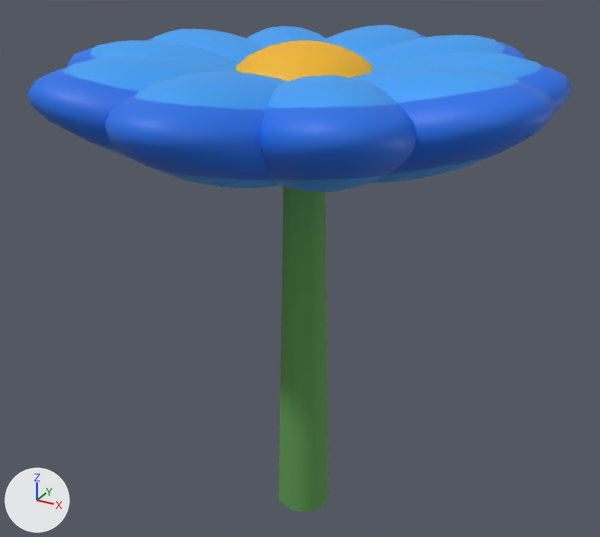
One commit to the glTF model flowers/cosmos-daisy-flower-blue.glb: the scene before it, then after it.
Before and after are seen from a camera (50 mm lens) standing at (0.221, -0.408, 0.374) and looking at (-0.006, 0.005, 0.168). Every picture has the same lights, and +X, +Y and +Z are marked at lower left. The picture after the commit comes second. Where no turn or scale is listed for an object, it has been applied to the vertices.

Objects in the first picture: 'center', 'part_1', 'part_10', 'part_11', 'part_12', 'part_14', 'part_16', 'part_17', 'part_18', 'part_19', 'part_2', 'part_20', 'part_3', 'part_4', 'part_5', 'part_6', 'part_7', 'part_8', 'part_9', 'stem'.
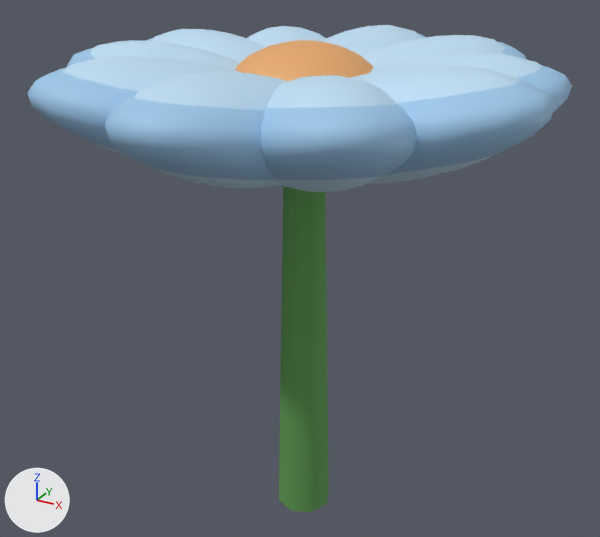
Boxes [x1, y1, x2, y2] around the edits, measured in the pictures (600 x 537 px):
'part_3', recoloured (lighter)
    both: [260, 104, 417, 180]
'part_1', recoloured (lighter)
    both: [105, 96, 276, 181]
'part_5', recoloured (lighter)
    both: [386, 82, 555, 175]
'part_2', recoloured (lighter)
    both: [135, 72, 288, 188]
'part_6', recoloured (lighter)
    both: [351, 65, 521, 183]
'part_19', recoloured (lighter)
    both: [27, 68, 138, 151]
'part_4', recoloured (lighter)
    both: [268, 75, 397, 192]
'center', recoloured
    both: [235, 40, 373, 81]
'part_20', recoloured (lighter)
    both: [62, 56, 241, 157]
'part_10', recoloured (lighter)
    both: [362, 35, 506, 68]
'part_8', recoloured (lighter)
    both: [371, 52, 542, 78]
'part_18', recoloured (lighter)
    both: [90, 40, 240, 70]
'part_16', recoloured (lighter)
    both: [152, 29, 265, 62]
'part_12', recoloured (lighter)
    both: [323, 25, 422, 56]
'part_7', recoloured (lighter)
    both: [516, 66, 572, 113]
'part_14', recoloured (lighter)
    both: [247, 26, 326, 48]
'part_17', recoloured (lighter)
    both: [66, 48, 96, 68]
'part_9', recoloured (lighter)
    both: [499, 42, 527, 60]
'part_11', recoloured
    both: [419, 34, 425, 38]

The change, as a diff of the scene's bpy script:
```diff
--- a/flowers/cosmos-daisy-flower-blue.glb.py
+++ b/flowers/cosmos-daisy-flower-blue.glb.py
@@ mat_mat_1 @@
 mat_mat_1 = principled_material('mat_1')
-mat_mat_1.base_color = (0.0123, 0.159, 0.807)  # blue #1d6fe8
+mat_mat_1.base_color = (0.337, 0.571, 0.823)  # blue #9dc7ea
 mat_mat_1.roughness = 0.55
@@ mat_mat_2 @@
 mat_mat_2 = principled_material('mat_2')
-mat_mat_2.base_color = (0.0423, 0.352, 0.93)  # blue #3aa0f7
+mat_mat_2.base_color = (0.527, 0.738, 0.913)  # blue #c0dff5
 mat_mat_2.roughness = 0.55
@@ mat_mat_4 @@
 mat_mat_4 = principled_material('mat_4')
-mat_mat_4.base_color = (0.896, 0.474, 0.0137)  # yellow #f3b71f
+mat_mat_4.base_color = (0.791, 0.386, 0.141)  # orange #e6a769
 mat_mat_4.roughness = 0.55
```
